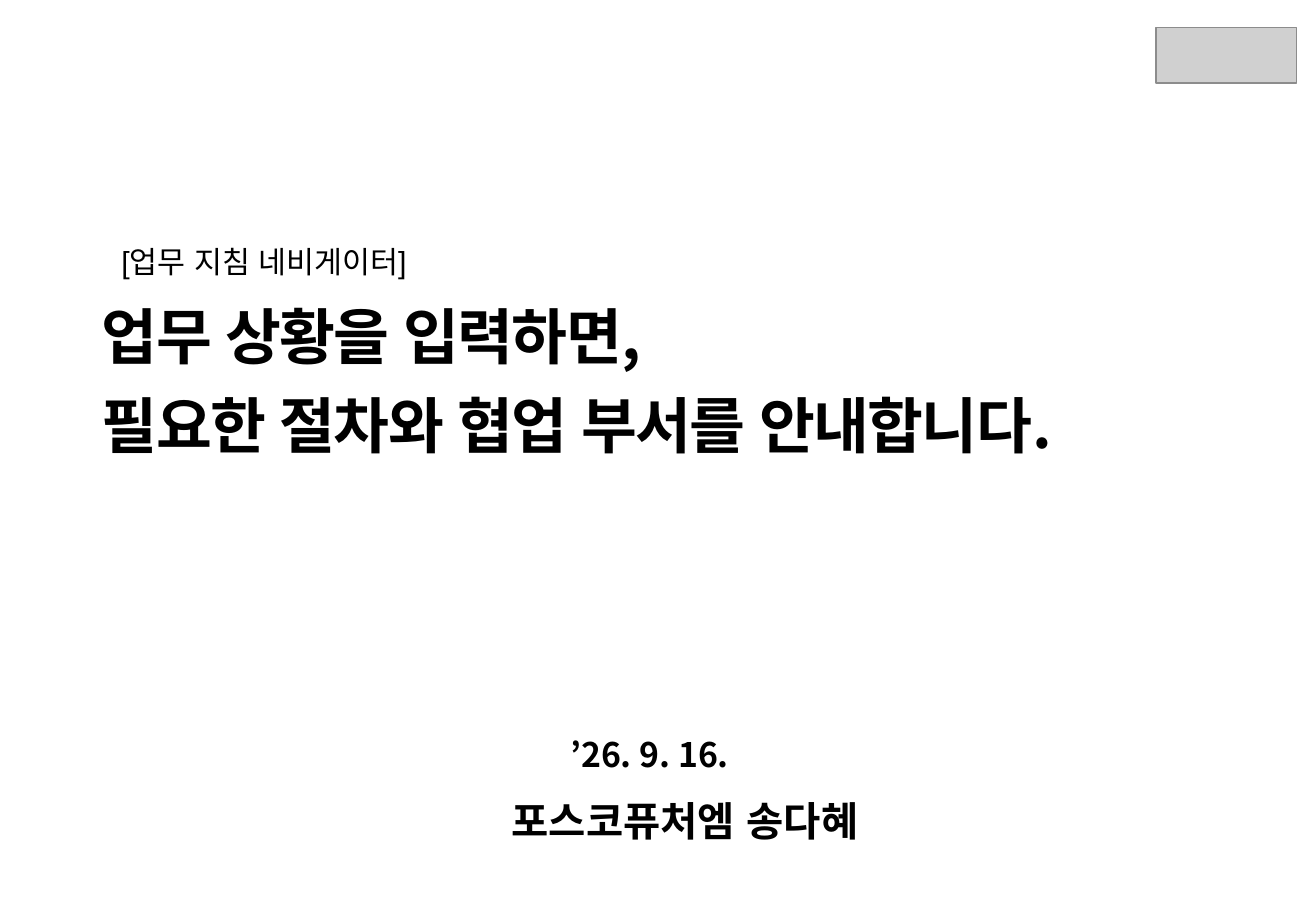
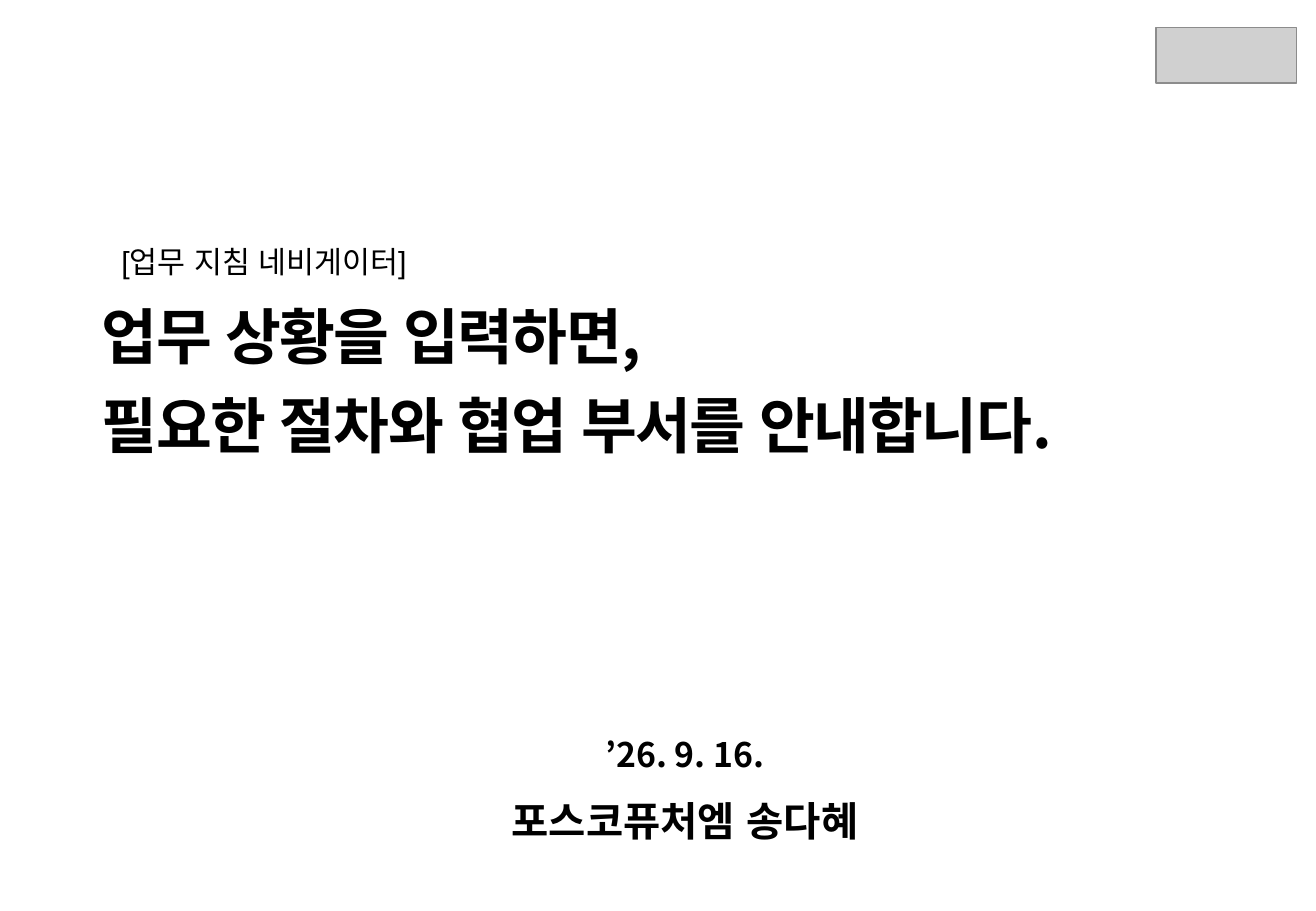
Before and after one commit to temmi81-hue/department-navigator-prototype, a slide deck: slide 1 of Develope/260916_AI활용 전문가 과정_업무 지침 네비게이터.pptx (slide 2 before the commit). Drawn at 1316x911 pixels with LibreOffice and Linux fonts; fonts in the diff are those of the drawing; grey boxes stand for pictures; background and template pictures are left out. Boxes give left, top, right and bottom in pixels: in the first picture for what was removed or moved away, otherwise in the second. Text is boxed around its words. In the diff, an @@ line names an element or a change of style, - is before the commit and + after.

```diff
--- a/Develope/260916_AI활용 전문가 과정_업무 지침 네비게이터.pptx
+++ b/Develope/260916_AI활용 전문가 과정_업무 지침 네비게이터.pptx
@@ text "’26. 9. 16.": place and size @@
-text "’26. 9. 16." at (570,740,729,768)
+text "’26. 9. 16." at (605,740,764,768)
```
Also in this commit, not shown: 2 other slides changed, 1 slide added, 4 slides removed.
